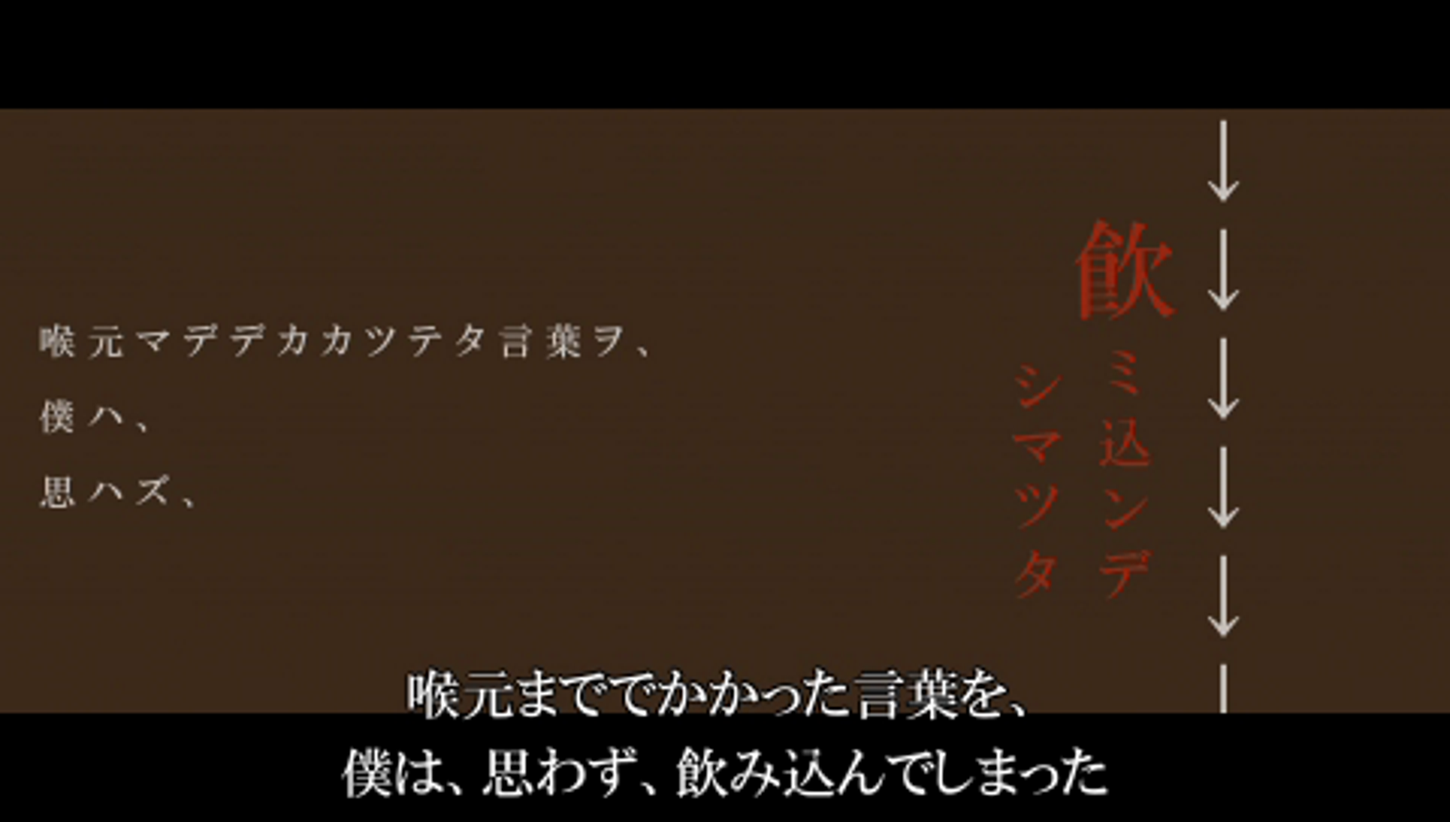
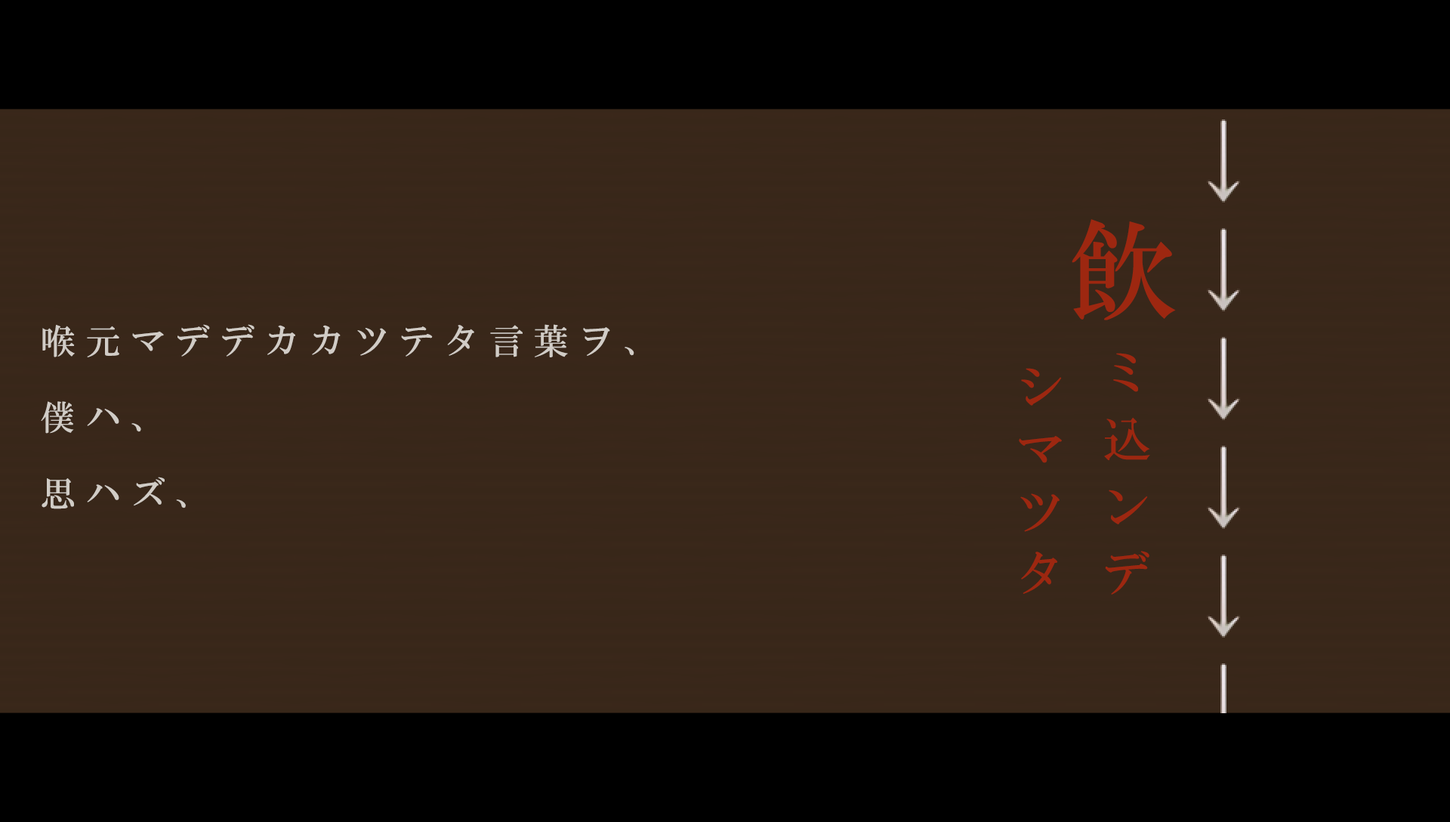
Layers edited between the first and the second 1450 × 822 image:
added layer "Arrow" (1st of 6) above "Arrow" over [1220,663,1227,713]
added layer "Arrow" (2nd of 6) above "Arrow" over [1206,554,1241,638]
added layer "Arrow" (3rd of 6) above "Arrow" over [1206,445,1241,529]
added layer "Arrow" (4th of 6) above "Arrow" over [1206,336,1241,420]
added layer "Arrow" (5th of 6) above "Arrow" over [1206,228,1241,312]
added layer "Arrow" (6th of 6) above "ミ込ンデ シマツタ" over [1206,119,1241,203]
added layer "ミ込ンデ シマツタ" above "飲" over [1018,352,1151,595]
added layer "飲" above "喉元マデデカカツテタ言葉ヲ、 僕ハ、 思ハズ、" over [1071,219,1176,321]
added layer "喉元マデデカカツテタ言葉ヲ、 僕ハ、 思ハズ、" above "Layer 2" over [40,323,635,510]
showed "Layer 2" over [0,107,1450,799]
